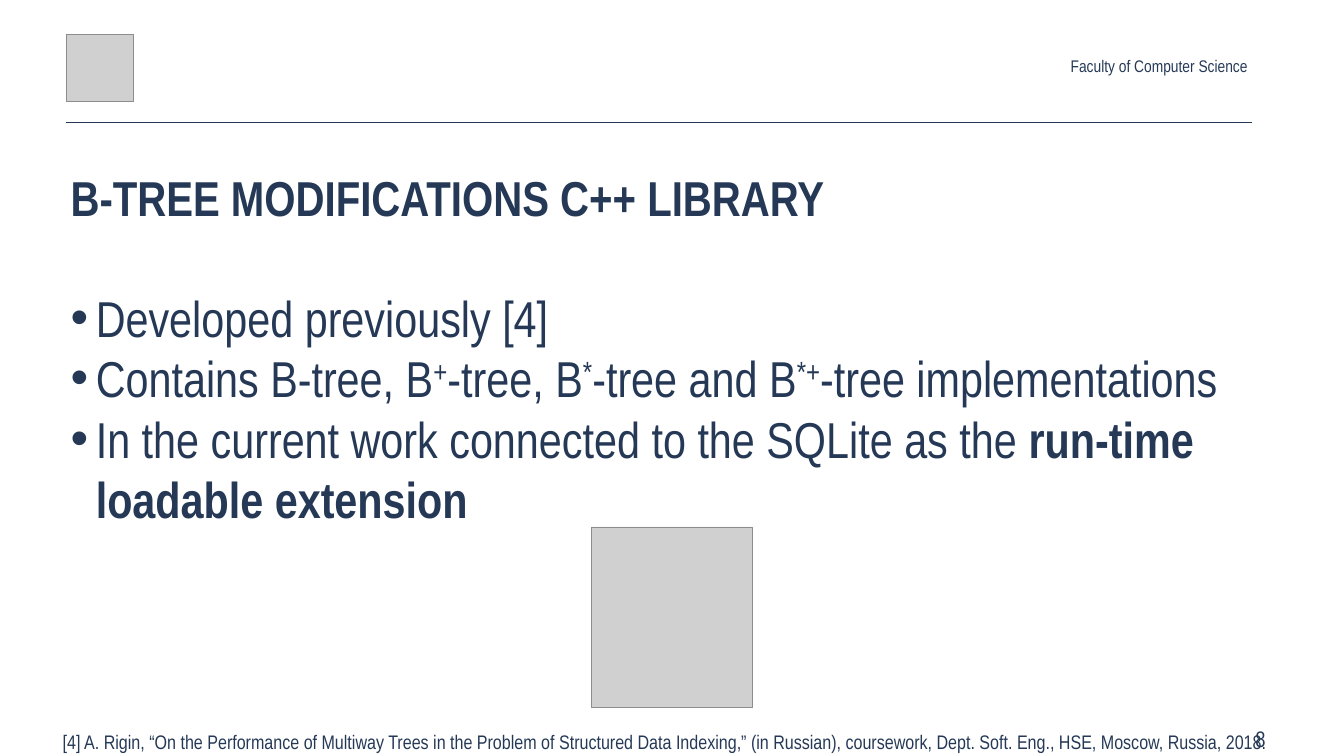
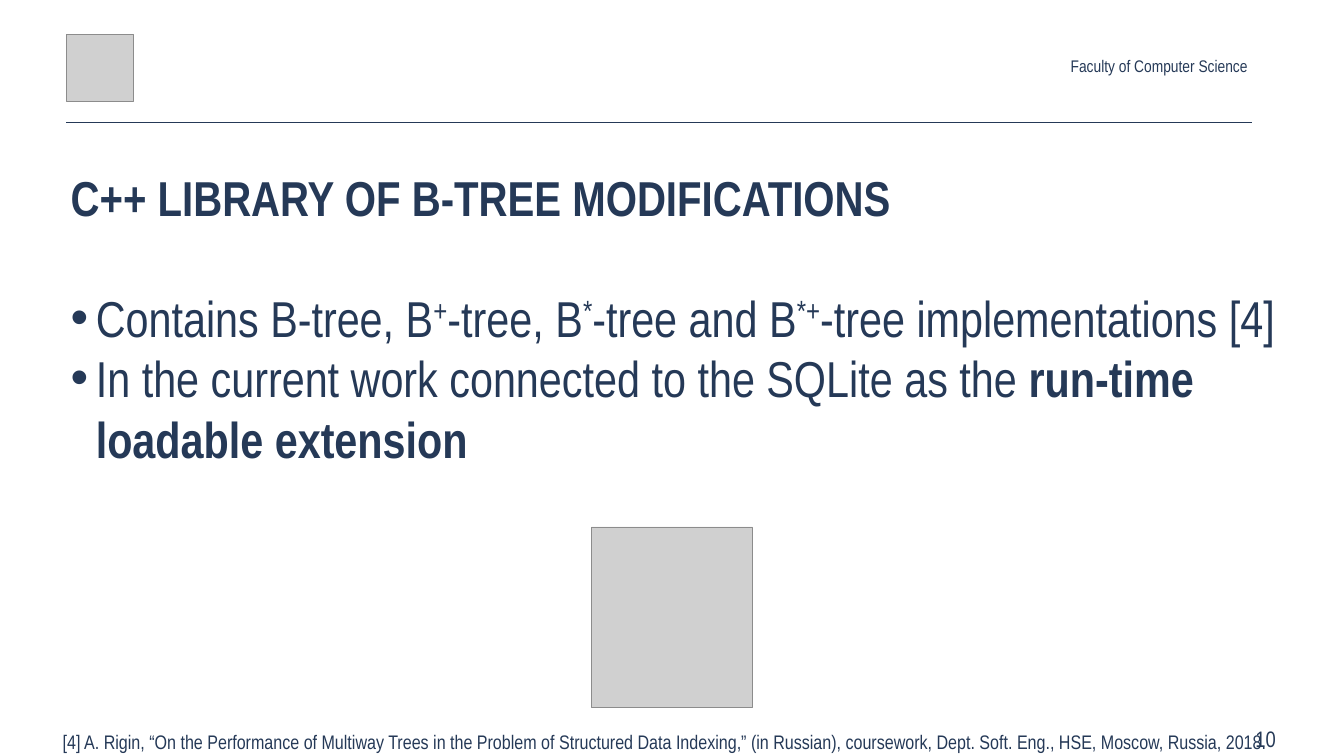
Before and after one commit to Glost/btrees_2019, a slide deck: slide 10 of root/docs/slides/Anton_Rigin_SYRCoSE_2019.pptx (slide 8 before the commit). Drawn at 1344x756 pixels with LibreOffice and Linux fonts; fonts in the diff are those of the drawing; grey boxes stand for pictures. Boxes give left, top, right and bottom in pixels: in the first picture for what was removed or moved away, otherwise in the second. Text is boxed around its words. In the diff, an @@ line names an element or a change of style, - is before the commit and + after.

```diff
--- a/root/docs/slides/Anton_Rigin_SYRCoSE_2019.pptx
+++ b/root/docs/slides/Anton_Rigin_SYRCoSE_2019.pptx
@@ text at box(71, 181, 890, 217): text changed @@
-B-TREE MODIFICATIONS C++ LIBRARY
+C++ LIBRARY OF B-TREE MODIFICATIONS
@@ text at box(96, 300, 1275, 347): text changed @@
-• Developed previously [4]
-• Contains B-tree, B+-tree, B*-tree and B*+-tree implementations
+• Contains B-tree, B+-tree, B*-tree and B*+-tree implementations [4]
@@ page number at box(1255, 731, 1275, 749): text changed @@
-8
+10
```
Also in this commit, not shown: 18 other slides changed, 1 other file.
